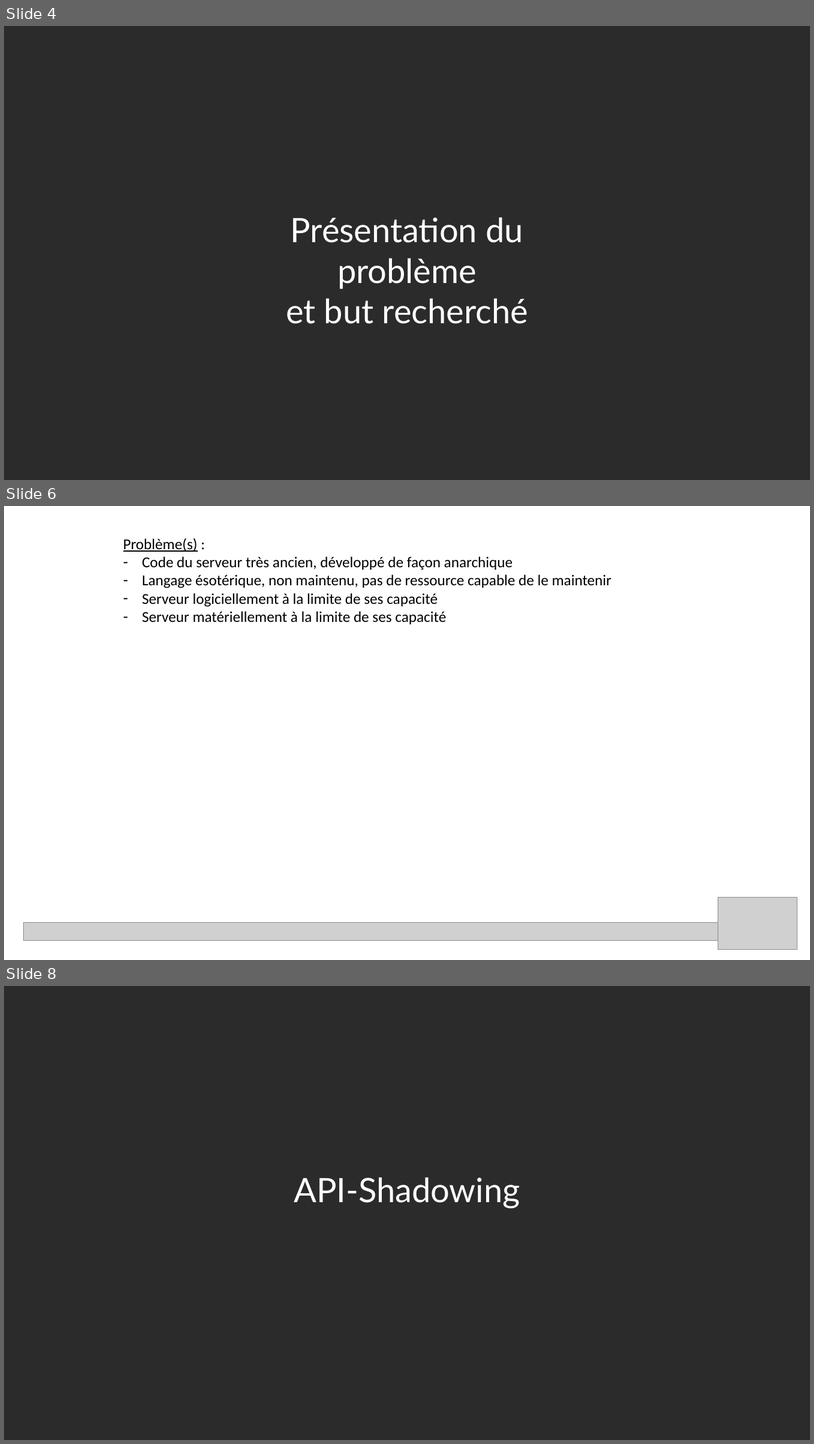
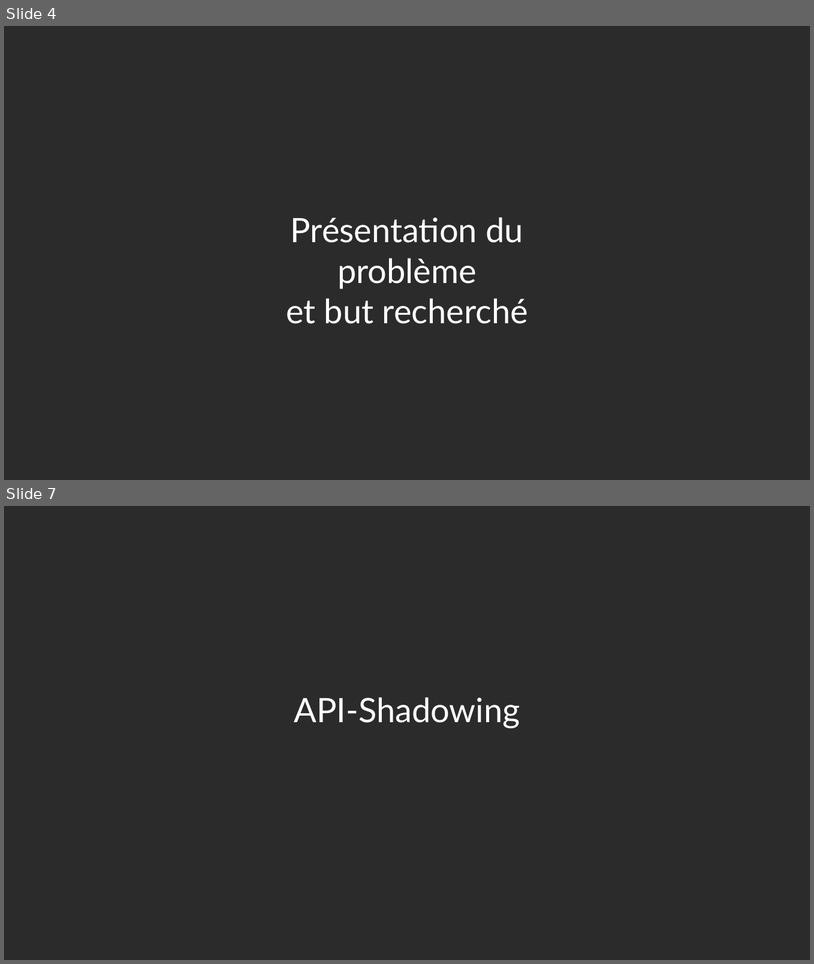
Before and after one commit to acaillol/SpeakUp-ApiShadowing, a slide deck: Speak'up API shadowing.pptx. Shown one above the other, each under a label of ours: slides 4, 6 and 8 before the commit, slides 4 and 7 after it; the slides between them are not shown. The pictures are 814x1444 and 814x964 pixels, drawn with LibreOffice and Linux fonts; fonts in the diff are those of the drawing; grey boxes stand for pictures; background and template pictures are left out; a plain dark background stands for a picture behind light text. Boxes give left, top, right and bottom in pixels: in the first picture for what was removed or moved away, otherwise in the second. Text is boxed around its words. In the diff, an @@ line names an element or a change of style, - is before the commit and + after.

```diff
--- a/Speak'up API shadowing.pptx
+++ b/Speak'up API shadowing.pptx
@@ slide 6 removed at (4, 506, 810, 960), background #FFFFFF @@
@@ text removed at (123, 538, 612, 624) @@
-Problème(s) :
-– Code du serveur très ancien, développé de façon anarchique
-– Langage ésotérique, non maintenu, pas de ressource capable de le maintenir
-– Serveur logiciellement à la limite de ses capacité
-– Serveur matériellement à la limite de ses capacité
@@ picture removed at (719, 897, 798, 949) @@
@@ picture removed at (23, 922, 719, 940) @@
@@ what was slide 8 is now slide 7 @@
```
Also in this commit, not shown: 3 slides added, 4 other slides removed.
